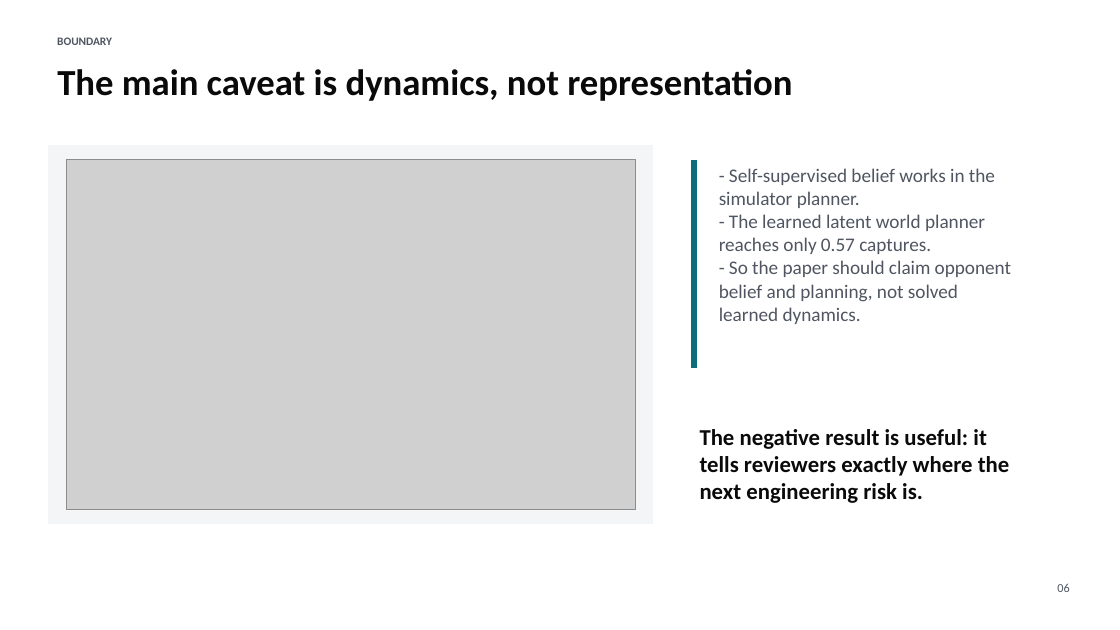
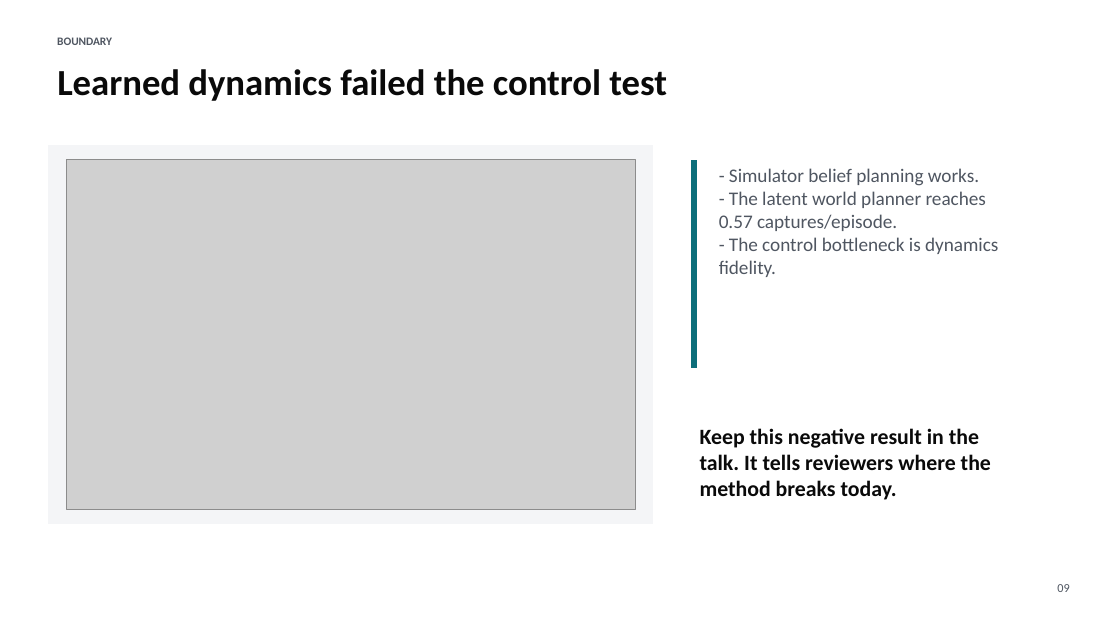
Before and after one commit to rlogger/marl-opp-aware, a slide deck: slide 9 of marl_opp_aware_results.pptx (slide 6 before the commit). Drawn at 1120x630 pixels with LibreOffice and Linux fonts; fonts in the diff are those of the drawing; grey boxes stand for pictures. Boxes give left, top, right and bottom in pixels: in the first picture for what was removed or moved away, otherwise in the second. Text is boxed around its words. In the diff, an @@ line names an element or a change of style, - is before the commit and + after.

```diff
--- a/marl_opp_aware_results.pptx
+++ b/marl_opp_aware_results.pptx
@@ text at (x1=57, y1=69, x2=667, y2=101): text changed @@
-The main caveat is dynamics, not representation
+Learned dynamics failed the control test
@@ text at (x1=719, y1=168, x2=998, y2=277): text changed @@
-- Self-supervised belief works in the simulator planner.
-- The learned latent world planner reaches only 0.57 captures.
-- So the paper should claim opponent belief and planning, not solved learned dynamics.
+- Simulator belief planning works.
+- The latent world planner reaches 0.57 captures/episode.
+- The control bottleneck is dynamics fidelity.
@@ text at (x1=700, y1=428, x2=991, y2=500): text changed; size 19.5 to 18.8 pt @@
-The negative result is useful: it tells reviewers exactly where the next engineering risk is.
+Keep this negative result in the talk. It tells reviewers where the method breaks today.
@@ text at (x1=1057, y1=584, x2=1069, y2=592): text changed @@
-06
+09
```
Also in this commit, not shown: 3 other slides changed, 9 slides added, 4 slides removed, 4 other files.
